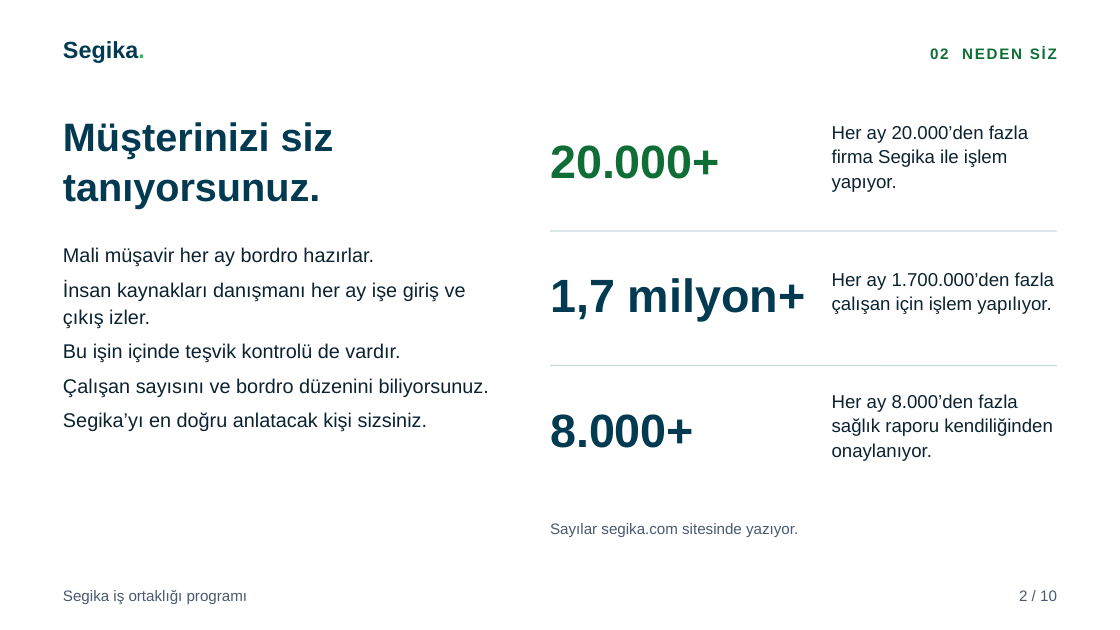
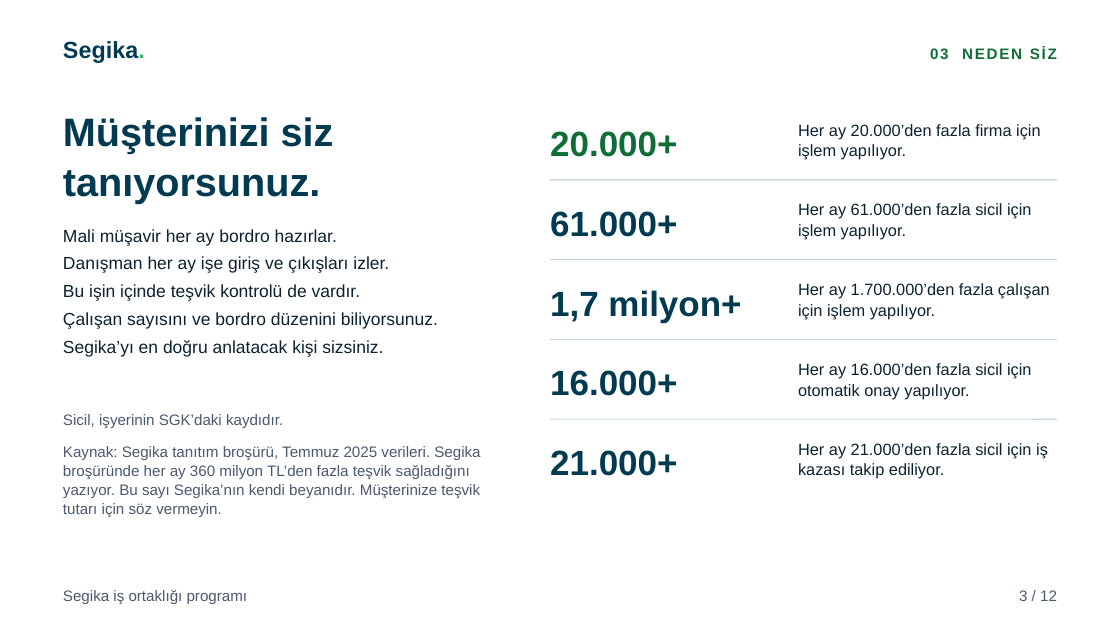
Before and after one commit to karacaismail/19ekim, a slide deck: slide 3 of public/indir/segika/segika-is-ortakligi-sunum.pptx (slide 2 before the commit). Drawn at 1120x630 pixels with LibreOffice and Linux fonts; fonts in the diff are those of the drawing. Boxes give left, top, right and bottom in pixels: in the first picture for what was removed or moved away, otherwise in the second. Text is boxed around its words. In the diff, an @@ line names an element or a change of style, - is before the commit and + after.

Commit message:
Segika setini 2. revizyona göre yeniden üret
Üç dosyaya fotoğraflı kapak eklendi. Üç dosya da 12 sayfadır.
Örnekler 100 çalışan üzerinden kuruldu. Fiyatlar 6.250 TL,
5.400 TL ve 8.900 TL oldu. Aylık satış sayfası kümülatif
kazancı gösterir. Yıllık sayfa seviyeleri ve 4 yıllık payı
gösterir. Kadrolu uzman yolu çıkarıldı. Mevcut müşterinin ayrı
sayfası var. Koşullar karşılıklı taahhüt diliyle yazıldı.
Kapak fotoğrafı Pexels lisanslıdır. Kaynağı README dosyasındadır.

```diff
--- a/public/indir/segika/segika-is-ortakligi-sunum.pptx
+++ b/public/indir/segika/segika-is-ortakligi-sunum.pptx
@@ text at (930,47,1057,59): text changed @@
-02 NEDEN SİZ
+03 NEDEN SİZ
@@ text "Müşterinizi siz tanıyorsunuz.": place and size @@
-text "Müşterinizi siz tanıyorsunuz." at (63,122,334,208)
+text "Müşterinizi siz tanıyorsunuz." at (63,117,334,204)
@@ text "20.000+" at (550,131,677,157): size 40 to 30 pt @@
@@ text "20.000+": place and size @@
-text "20.000+" at (550,145,720,179)
+text "20.000+" at (550,131,677,157)
@@ text at (798,124,1041,160): text changed; size 16 to 14 pt @@
-Her ay 20.000’den fazla firma Segika ile işlem yapıyor.
+Her ay 20.000’den fazla firma için işlem yapılıyor.
@@ line added from (550, 180) to (1057, 180), #C9D8DF 1 pt @@
@@ text added at (798,203,1032,240), 14 pt, text #0B2230 @@
+Her ay 61.000’den fazla sicil için işlem yapılıyor.
@@ text at (63,229,438,357): size 17 to 15 pt in "Mali müşavir her ay bordro hazırlar.", "Bu işin içinde teşvik kontrolü de vardır.", "Çalışan sayısını ve bordro düzenini biliyorsunuz.", "Segika’yı en doğru anlatacak kişi sizsiniz."; line spacing 1.15 to 1.1; less space between paragraphs @@
@@ text "Mali müşavir her ay bordro ...": place and size @@
-text "Mali müşavir her ay bordro ..." at (63,247,489,432)
+text "Mali müşavir her ay bordro ..." at (63,229,438,357)
@@ text added at (550,211,677,237), 30 pt, text #023A51, bold @@
+61.000+
@@ text at (63,256,389,273): text changed; size 17 to 15 pt @@
-İnsan kaynakları danışmanı her ay işe giriş ve çıkış izler.
+Danışman her ay işe giriş ve çıkışları izler.
@@ text "1,7 milyon+": place and size @@
-text "1,7 milyon+" at (550,278,805,321)
+text "1,7 milyon+" at (550,290,741,323)
@@ text "1,7 milyon+" at (550,290,741,323): size 40 to 30 pt @@
@@ line moved from (550, 231) - (1057, 231) to (550, 260) - (1057, 260) @@
@@ text "Her ay 1.700.000’den fazla çalışan ...": place and size @@
-text "Her ay 1.700.000’den fazla çalışan ..." at (832,272,1054,314)
+text "Her ay 1.700.000’den fazla çalışan ..." at (798,283,1050,320)
@@ text "Her ay 1.700.000’den fazla çalışan ..." at (798,283,1050,320): size 16 to 14 pt; line spacing 1.1 to 1.05 @@
@@ line moved from (550, 365) - (1057, 365) to (550, 339) - (1057, 339) @@
@@ text added at (550,370,677,396), 30 pt, text #023A51, bold @@
+16.000+
@@ text added at (798,363,1032,399), 14 pt, text #0B2230 @@
+Her ay 16.000’den fazla sicil için otomatik onay yapılıyor.
@@ text added at (63,414,283,428), 13 pt, text #4A5A70 @@
+Sicil, işyerinin SGK’daki kaydıdır.
@@ line added from (550, 419) to (1057, 419), #C9D8DF 1 pt @@
@@ text added at (63,446,480,517), 13 pt, text #4A5A70 @@
+Kaynak: Segika tanıtım broşürü, Temmuz 2025 verileri. Segika broşüründe her ay 360 milyon TL’den fazla teşvik sağladığını yazıyor. Bu sayı Segika’nın kendi beyanıdır. Müşterinize teşvik tutarı için söz vermeyin.
@@ text at (798,443,1048,479): text changed; size 16 to 14 pt @@
-Her ay 8.000’den fazla sağlık raporu kendiliğinden onaylanıyor.
+Her ay 21.000’den fazla sicil için iş kazası takip ediliyor.
@@ text at (550,450,677,476): text changed; size 40 to 30 pt @@
-8.000+
+21.000+
@@ text removed at (550,523,798,537) @@
-Sayılar segika.com sitesinde yazıyor.
@@ text at (1019,590,1057,601): text changed @@
-2 / 10
+3 / 12
```
Also in this commit, not shown: 3 other slides changed, 8 slides added, 6 slides removed, 52 other files.
